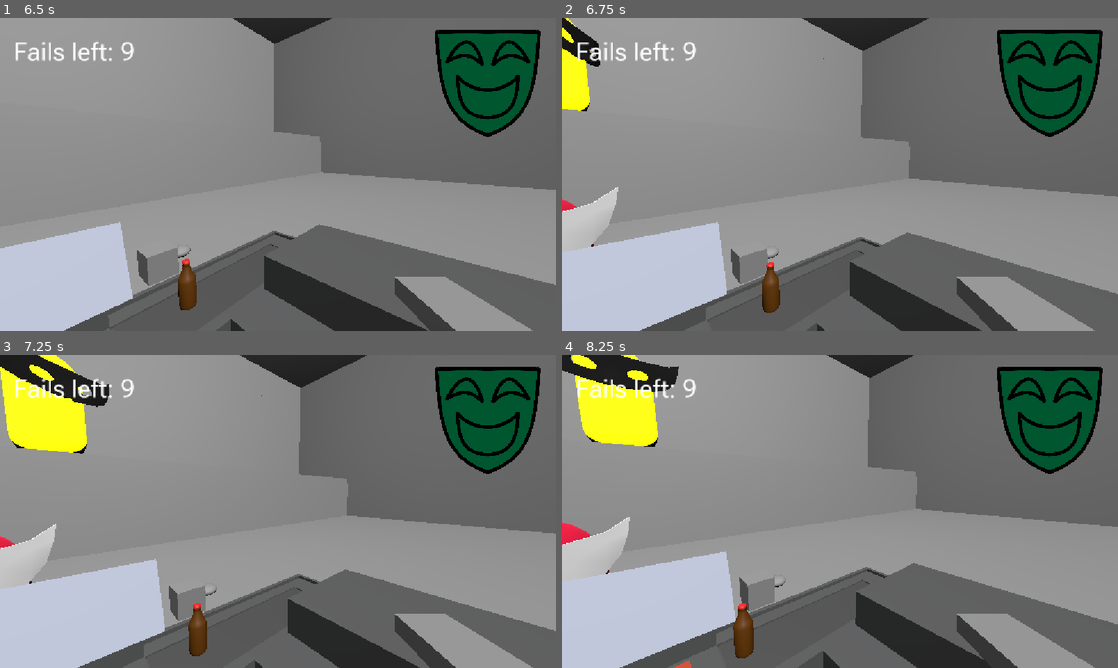
Above: before the commit, frames 1-4 (two rows, left to right).
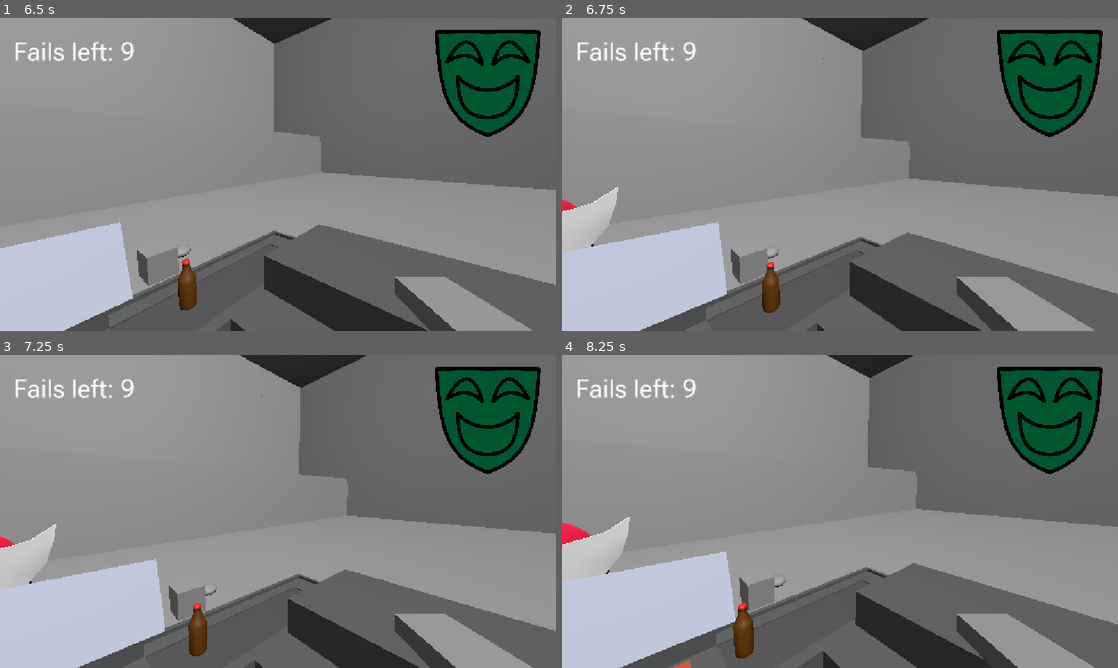
Above: after the commit, the same moments.

Repository: makezig/MaskGame
Game: Godot game, scene res://UI/MainMenu.tscn
Two runs of this game, one before a commit and one after it. Both use one fixed random seed, a clock stepped at 60 frames per second and the inputs below.
Inputs (mouse positions are in pixels of both pictures, inside the frame that each line leads up to):
- Up to frame 1 (6.5 s): click "Start" at 0.5 s; tap Enter (ui_accept) at 1.25, 1.52, 2.27, 3.77, 4.52, 5.27, 5.75 s; move the mouse to (305, 174) at 1.27 s; press the mouse at (305, 174) at 1.28 s; move the mouse to (250, 174) at 2.02 s; release the mouse at (250, 174) at 2.03 s; tap E (Place) at 2.1, 5.1 s; move the mouse to (289, 168) at 2.77 s; tap N at 2.85, 5.85 s; move the mouse to (272, 180) at 3.52 s; tap M at 3.6 s; move the mouse to (316, 177) at 4.27 s; press the mouse at (316, 177) at 4.28 s; move the mouse to (233, 171) at 5.02 s; release the mouse at (233, 171) at 5.03 s; move the mouse to (283, 174) at 5.77 s
- Up to frame 2 (6.75 s): move the mouse to (817, 168) at 6.52 s; tap M at 6.6 s
- Up to frame 3 (7.25 s): tap Enter (ui_accept) at 6.77 s
- Up to frame 4 (8.25 s): move the mouse to (867, 511) at 7.27 s; press the mouse at (867, 511) at 7.28 s; tap Enter (ui_accept) at 7.52 s; move the mouse to (812, 511) at 8.02 s; release the mouse at (812, 511) at 8.03 s; tap E (Place) at 8.1 s

Frame 1 is identical in both runs. In frame 2, 1.4% of the frame differs, in the area x 0-7%, y 0-30%; in frame 3, 4.3%, in the area x 0-20%, y 0-32%; in frame 4, 4.1%.
Error in both runs: Invalid call. Nonexistent function 'set_centre' in base 'Node3D'. (res://Assets/Bottle/Model_Shifter.gd:17)

Commit message:
boss moving on 5s timer

Diff:
--- a/mask-game/Scenes/MainLevel.tscn
+++ b/mask-game/Scenes/MainLevel.tscn
@@ -68,7 +68,7 @@
 transform = Transform3D(0.97373015, 0.16639468, -0.15544268, 0, 0.6826491, 0.7307463, 0.22770512, -0.71154976, 0.664716, 0, 8.7637825, 0)
 
 [node name="ItemSpawnPoint" type="Node3D" parent="." unique_id=1640993493]
-transform = Transform3D(1, 0, 0, 0, 1, 0, 0, 0, 1, 2.6006267, 0.80581224, -2.2784448)
+transform = Transform3D(1, 0, 0, 0, 1, 0, 0, 0, 1, 2.5743394, 0.9454948, -1.9212838)
 
 [node name="RegisterNode" parent="." unique_id=152637685 instance=ExtResource("3_o15vh")]
 transform = Transform3D(-3.5, 0, -3.059797e-07, 0, 3.5, 0, 3.059797e-07, 0, -3.5, -0.08876872, 0, -1.9674461)
--- a/mask-game/Scenes/core_game_loop.gd
+++ b/mask-game/Scenes/core_game_loop.gd
@@ -25,9 +25,19 @@
 
 
 func npc_item_spawn_loop(delta: float):
+	#spawn item to spawn point
+	#spawn next when last item was scanned (beeped)
+
 	pass
 
 func boss_timer(delta: float):
+	boss_clock -= delta
+	if boss_clock <= 0:
+		# toggle_active_to_inactive
+		boss.toggle_active_inactive()
+		#reset timer
+		boss_clock = 5
+
 	pass
 
 func mood_degradation(delta: float):
